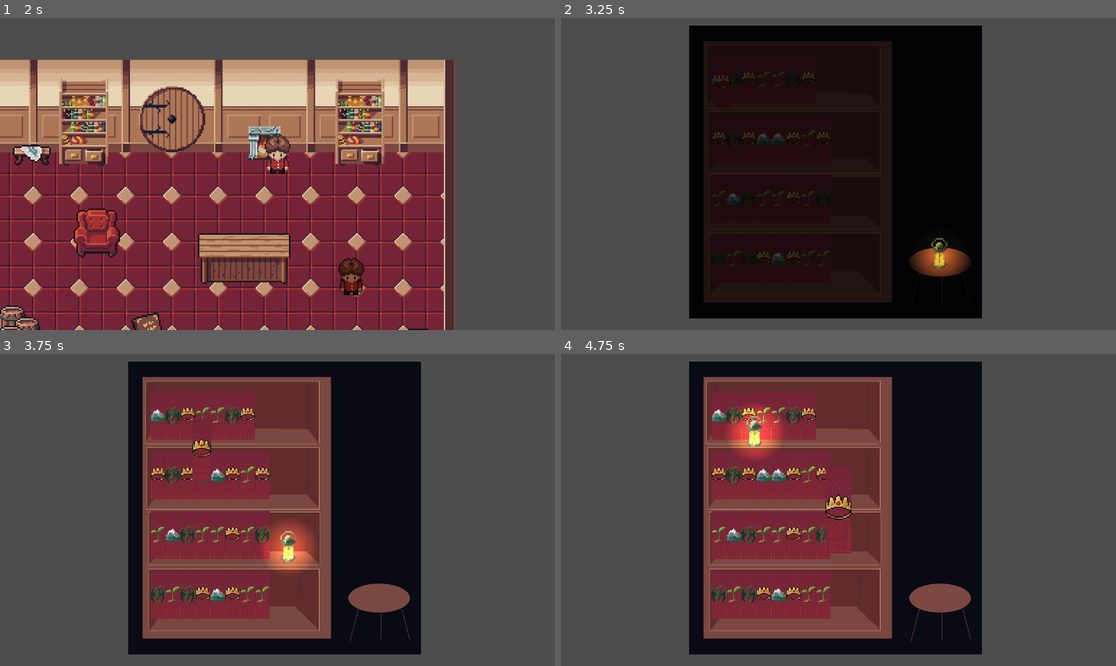
Above: before the commit, frames 1-4 (two rows, left to right).
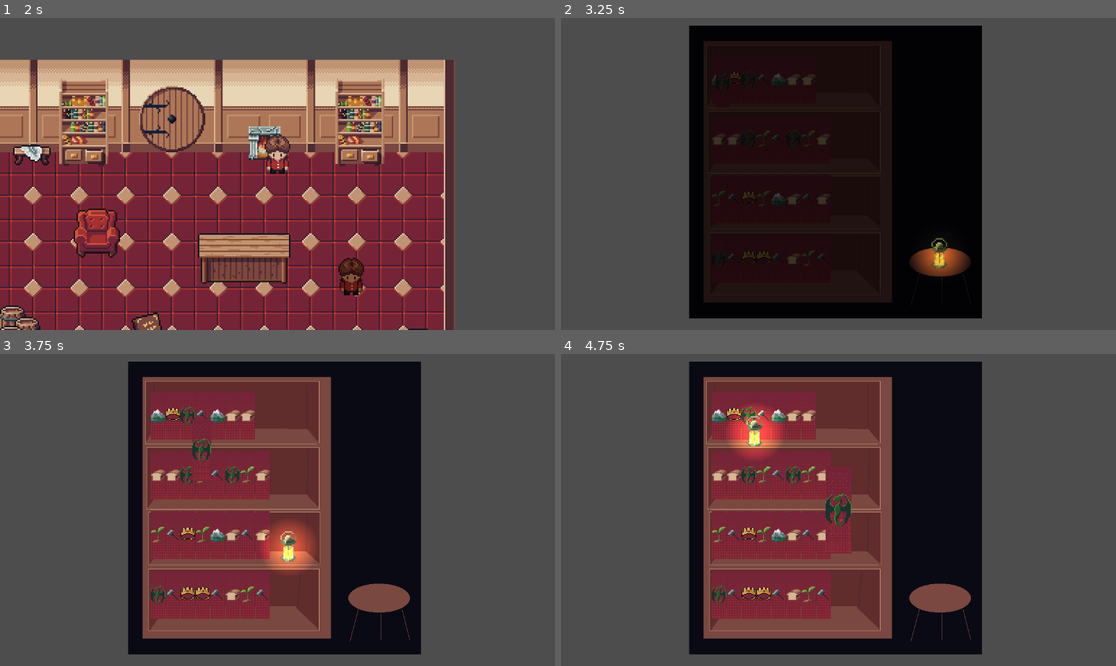
Above: after the commit, the same moments.

Repository: peterakerblom/hoblib
Game: Godot game, scene res://scenes/level.tscn
The game is run twice, just before and just after one commit, with the same random seed, the same clock (stepped at 60 frames per second) and the same inputs.
Inputs (mouse positions are in pixels of both pictures, inside the frame that each line leads up to):
- Up to frame 1 (2 s): move the mouse to (249, 236) at 0.52 s; hold Up (up) 0.53-1.25 s; tap E (interact) at 0.6 s; click (249, 236) at 0.67 s; drag from (444, 220) to (277, 158) at 1.27 s
- Up to frame 2 (3.25 s): move the mouse to (672, 127) at 2.02 s; hold Left (left) 2.03-2.75 s; tap E (interact) at 2.1 s; click (716, 80) at 2.77 s
- Up to frame 3 (3.75 s): drag from (377, 588) to (111, 463) at 3.52 s
- Up to frame 4 (4.75 s): move the mouse to (755, 432) at 4.27 s; hold Down (down) from 4.28 s (still down); tap E (interact) at 4.35 s

Frame 1 is identical in both runs. In frame 2, 1.1% of the frame differs, in the area x 27-49%, y 16-80%; in frame 3, 2.3%; in frame 4, 2.5%, in the area x 27-53%, y 16-81%.

Commit message:
genres

Diff:
--- a/global/data.gd
+++ b/global/data.gd
@@ -7,4 +7,6 @@
 	2 : "mountain",
 	3 : "crown",
 	4 : "plant",
+	5 : "bread",
+	6 : "hammer",
 }
Binary file added: assets/raw/icon_bread_32.aseprite
Binary file added: assets/raw/icon_hammer_32.aseprite
Binary file added: assets/sprites/icon_bread_32.png
Binary file added: assets/sprites/icon_hammer_32.png
Not shown, added: assets/sprites/icon_hammer_32.png.import
